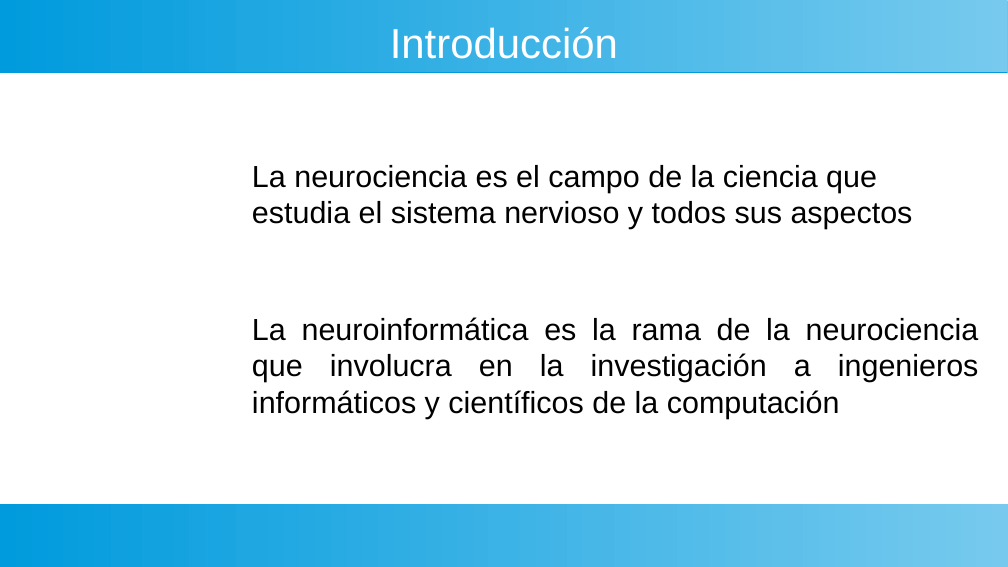
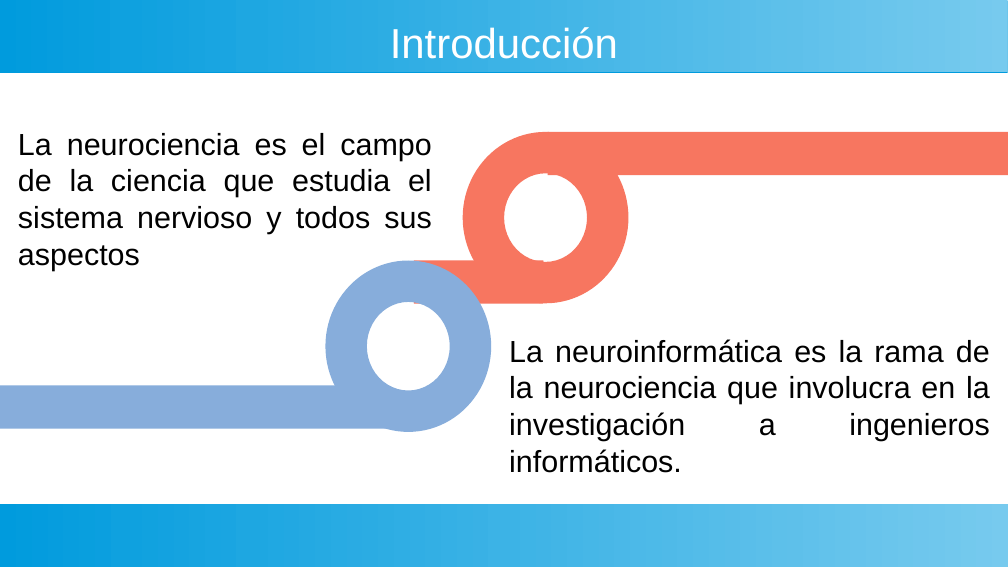
Before and after one commit to gaspect/brainsys, a slide deck: slide 2 of Presentación.odp. Drawn at 1008x567 pixels with LibreOffice and Linux fonts; fonts in the diff are those of the drawing. Boxes give left, top, right and bottom in pixels: in the first picture for what was removed or moved away, otherwise in the second. Text is boxed around its words. In the diff, an @@ line names an element or a change of style, - is before the commit and + after.

```diff
--- a/Presentación.odp
+++ b/Presentación.odp
@@ text "La neurociencia es el campo ...": place and size @@
-text "La neurociencia es el campo ..." at [252, 165, 913, 229]
+text "La neurociencia es el campo ..." at [18, 133, 432, 270]
@@ text "La neurociencia es el campo ..." at [18, 133, 432, 270]: alignment left to justified @@
@@ donut added at [463, 132, 628, 303], fill #F77660 @@
@@ rectangle added at [548, 132, 1008, 175], fill #F77660 @@
@@ donut added at [326, 261, 491, 432], fill #87ADDB @@
@@ rectangle added at [414, 261, 544, 304], fill #F77660 @@
@@ text at [509, 339, 990, 473]: text changed @@
-La neuroinformática es la rama de la neurociencia que involucra en la investigación a ingenieros informáticos y científicos de la computación
+La neuroinformática es la rama de la neurociencia que involucra en la investigación a ingenieros informáticos.
@@ rectangle added at [0, 386, 389, 429], fill #87ADDB @@
```
Also in this commit, not shown: 17 other slides changed, 1 slide added, 2 slides removed.
